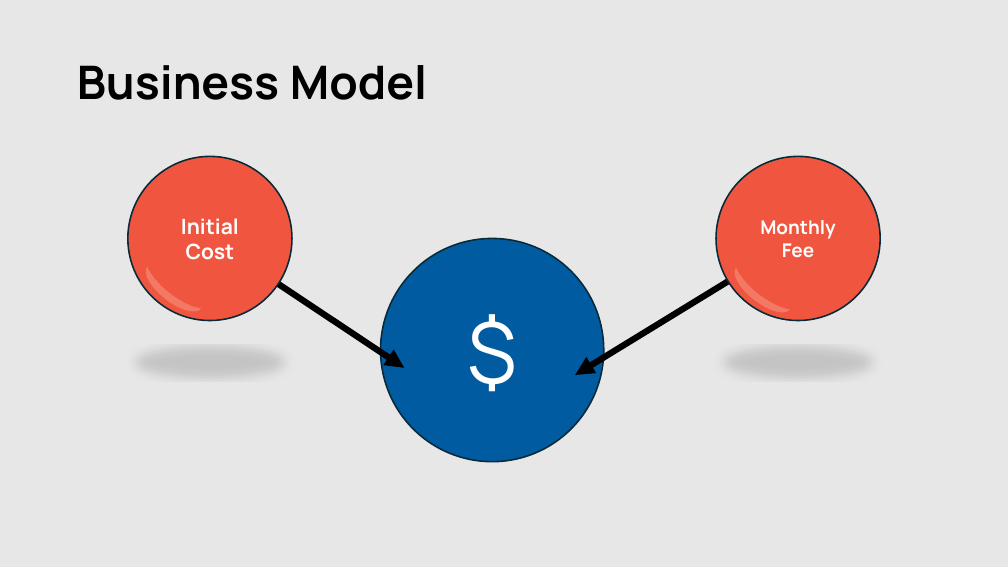
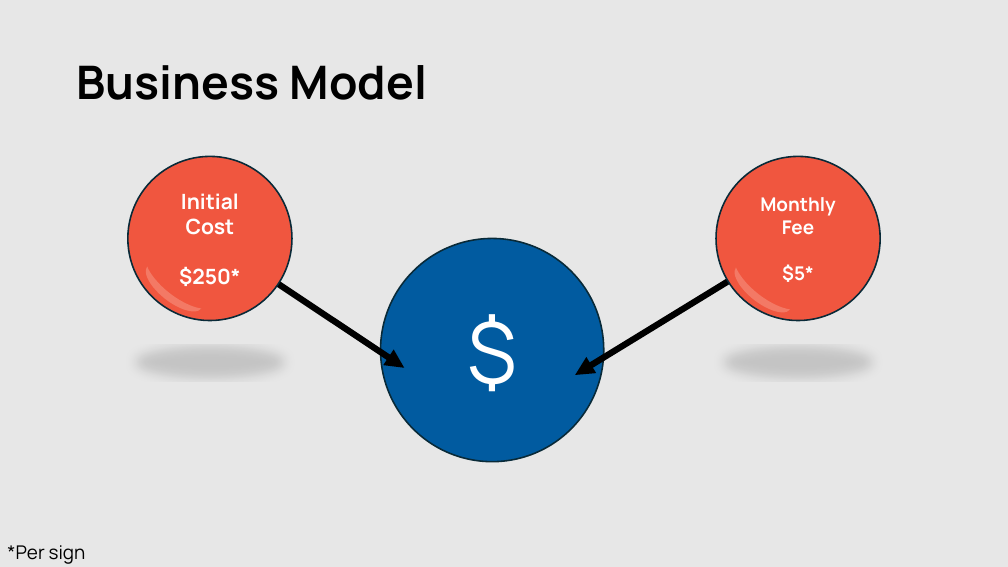
Before and after one commit to kalebwbishop/smart-handicap-sign, a slide deck: slide 8 of Other/pitch_deck.pptx (slide 7 before the commit). Drawn at 1008x567 pixels with LibreOffice and Linux fonts; fonts in the diff are those of the drawing. Boxes give left, top, right and bottom in pixels: in the first picture for what was removed or moved away, otherwise in the second. Text is boxed around its words. In the diff, an @@ line names an element or a change of style, - is before the commit and + after.

Commit message:
Modified Pitch Deck

```diff
--- a/Other/pitch_deck.pptx
+++ b/Other/pitch_deck.pptx
@@ text in ellipse at (179,266,241,286): paragraph added @@
+$250*
@@ text in ellipse at (782,264,814,282): paragraph added @@
+$5*
@@ text added at (7,545,86,564), 18 pt, text #000000 @@
+*Per sign
```
Also in this commit, not shown: 1 other slide changed, 6 slides added, 5 slides removed.
